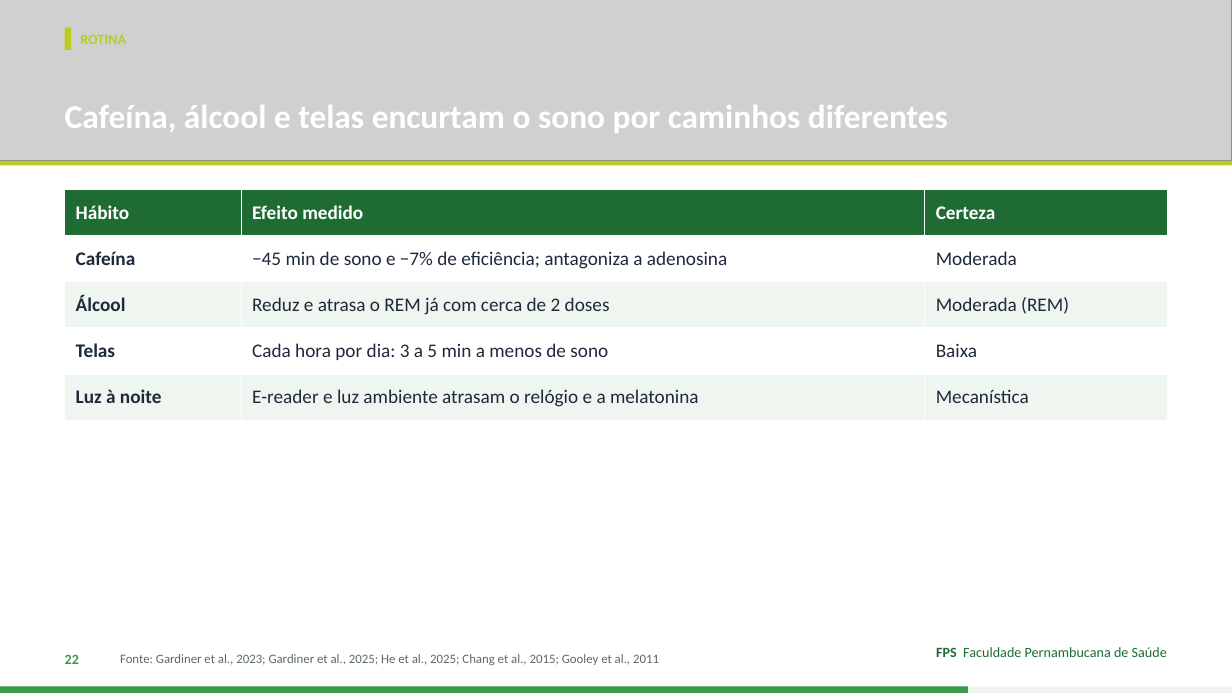
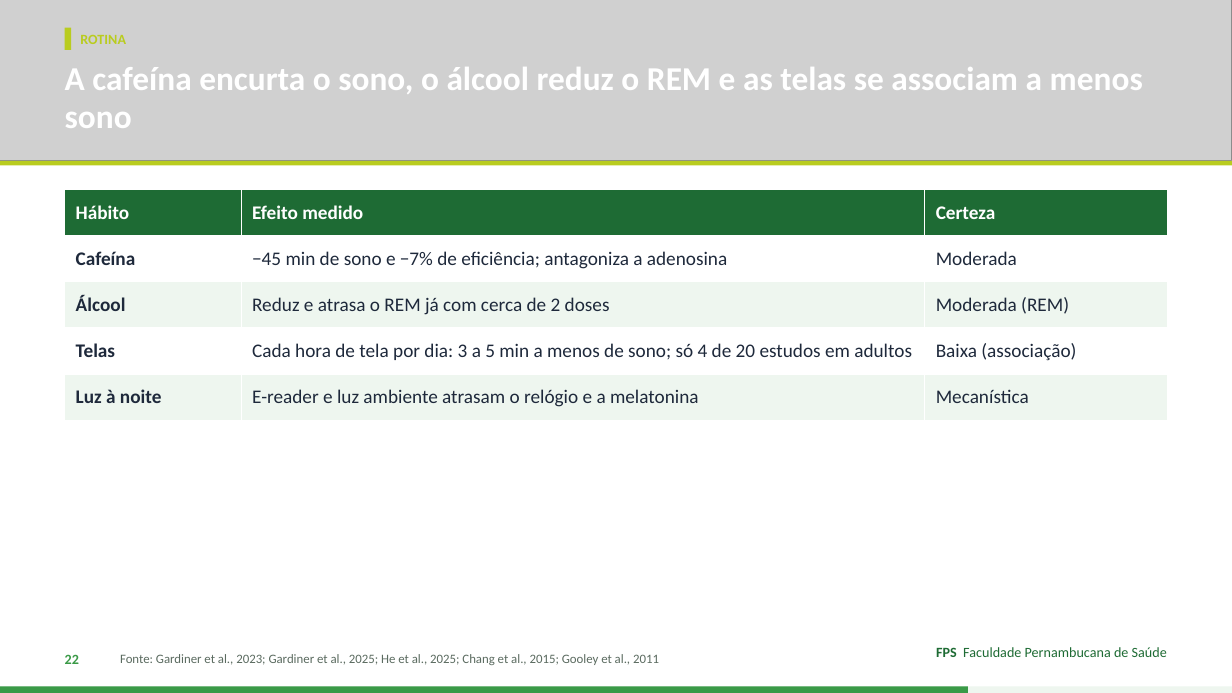
Before and after one commit to Institutomoraisandrade/CRM, a slide deck: slide 22 of trabalho-fps/trabalhos/2026-11-10-sono/apresentacao.pptx. Drawn at 1232x693 pixels with LibreOffice and Linux fonts; fonts in the diff are those of the drawing; grey boxes stand for pictures. Boxes give left, top, right and bottom in pixels: in the first picture for what was removed or moved away, otherwise in the second. Text is boxed around its words. In the diff, an @@ line names an element or a change of style, - is before the commit and + after.

```diff
--- a/trabalho-fps/trabalhos/2026-11-10-sono/apresentacao.pptx
+++ b/trabalho-fps/trabalhos/2026-11-10-sono/apresentacao.pptx
@@ text at bbox=[65, 67, 1143, 128]: text changed @@
-Cafeína, álcool e telas encurtam o sono por caminhos diferentes
+A cafeína encurta o sono, o álcool reduz o REM e as telas se associam a menos sono
@@ table at bbox=[65, 189, 1168, 421] @@
-row 4, column 2: Cada hora por dia: 3 a 5 min a menos de sono
+row 4, column 2: Cada hora de tela por dia: 3 a 5 min a menos de sono; só 4 de 20 estudos em adultos
-row 4, column 3: Baixa
+row 4, column 3: Baixa (associação)
```
Also in this commit, not shown: 2 other slides changed, 6 other files.
